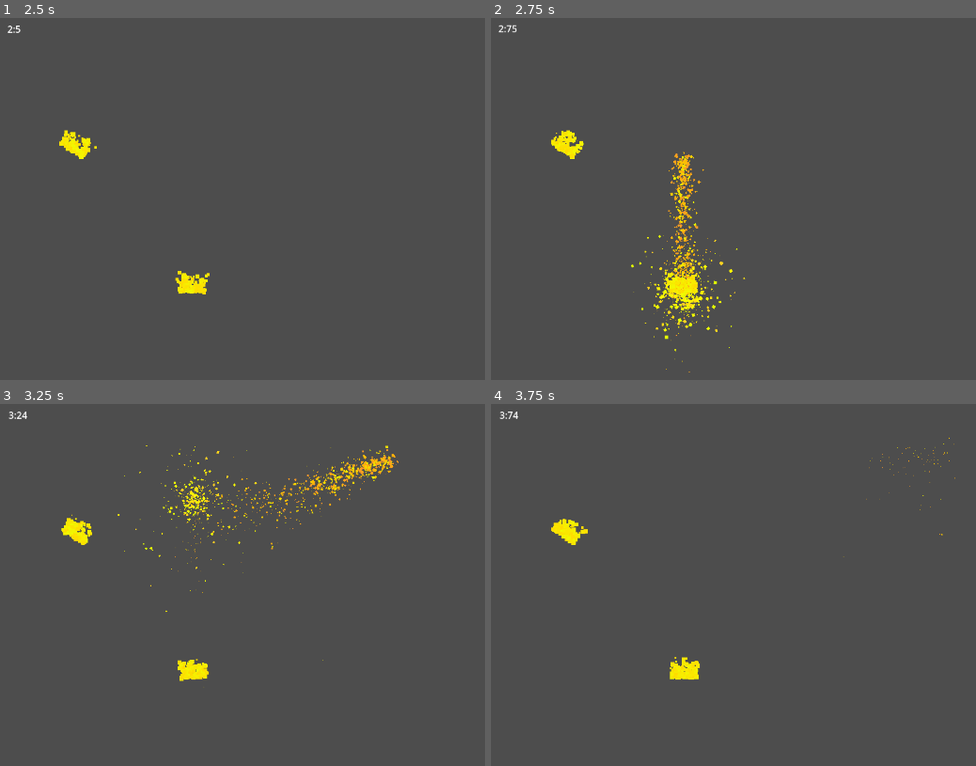
Above: before the commit, frames 1-4 (two rows, left to right).
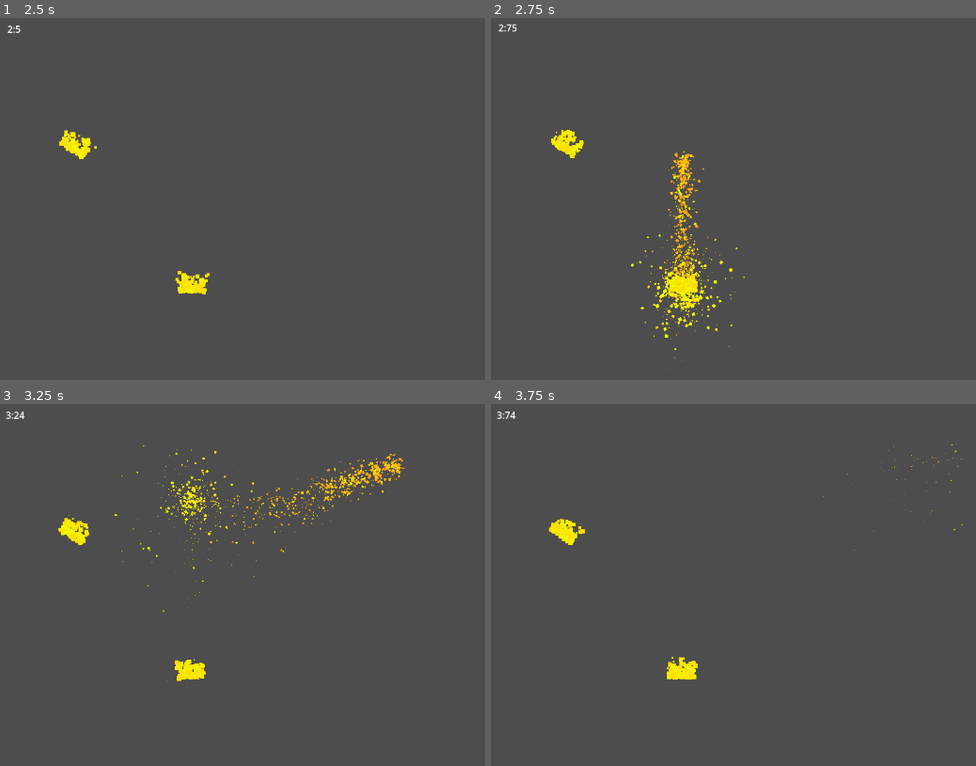
Above: after the commit, the same moments.

Repository: Someoneyeeting/Rise-From-the-Ashes
Game: Godot game, scene res://node_2d.tscn
Same seed, same stepped clock (60 frames per second), same inputs: the game is played once before the commit and once after it.
Inputs:
- Up to frame 1 (2.5 s): hold Space (jump) 0.53-1.28 s; hold D (right) 0.53-2.03 s; tap Shift (dash) at 0.6, 1.55, 2.1 s; tap Space (jump) at 1.35, 1.52, 1.82 s; hold A (left) from 2.03 s (still down); hold Space (jump) from 2.03 s (still down)
- Up to frame 2 (2.75 s): keep holding A (left); keep holding Space (jump)
- Up to frame 3 (3.25 s): release A (left) at 2.78 s; release Space (jump) at 2.78 s; hold D (right) from 2.78 s (still down); tap Shift (dash) at 2.85 s; tap Space (jump) at 3.02 s
- Up to frame 4 (3.75 s): keep holding D (right); tap Space (jump) at 3.32 s; hold Space (jump) from 3.53 s (still down)

Frame 1 is identical in both runs. In frame 2, 1.5% of the frame differs, in the area x 1-53%, y 1-98%; in frame 3, 2.6%, in the area x 1-84%, y 2-79%; in frame 4, 0.4%.

Commit message:
-\(:<)/-

Diff:
--- a/barrel.gd
+++ b/barrel.gd
@@ -1,14 +1,17 @@
-extends RigidBody2D
+extends CharacterBody2D
 
 
 var prevspeed :float= 0
 
 func _physics_process(delta: float) -> void:
-	if(linear_velocity.y > 0):
-		linear_velocity.x /= 2
-	if(prevspeed - linear_velocity.y >= 700):
+	velocity.y += 30
+	#if(get_real_velocity().y > 0):
+		#get_real_velocity().x /= 2
+	if(prevspeed - get_real_velocity().y >= 900):
 		explode()
-	prevspeed = linear_velocity.y
+	prevspeed = get_real_velocity().y
+	velocity.x /= 1.4
+	move_and_slide()
 
 
 
--- a/barrel.tscn
+++ b/barrel.tscn
@@ -7,11 +7,7 @@
 [sub_resource type="CircleShape2D" id="CircleShape2D_38j83"]
 radius = 55.821
 
-[node name="barrel" type="RigidBody2D" groups=["pushable"]]
-lock_rotation = true
-contact_monitor = true
-max_contacts_reported = 20
-linear_damp_mode = 1
+[node name="barrel" type="CharacterBody2D" groups=["pushable"]]
 script = ExtResource("1_y80ug")
 
 [node name="CollisionShape2D" type="CollisionShape2D" parent="."]
--- a/camera_handler.gd
+++ b/camera_handler.gd
@@ -15,4 +15,4 @@
 		if(shakedir == Vector2.ZERO):
 			$Camera2D.position = lerp(Vector2(randf_range(-10,10),randf_range(-10,10)),Vector2.ZERO,1 - $shake.time_left/$shake.wait_time)
 		else:
-			$Camera2D.position = lerp(shakedir.normalized() * randf_range(-shakedir.length(),shakedir.length()),Vector2.ZERO,1 - $shake.time_left/$shake.wait_time)
+			$Camera2D.position = lerp(shakedir.normalized() * randf_range(0.3,1) * shakedir,Vector2.ZERO,1 - $shake.time_left/$shake.wait_time)
--- a/node_2d.tscn
+++ b/node_2d.tscn
@@ -67,7 +67,7 @@
 position = Vector2(75, 540)
 
 [node name="CharacterBody2D" parent="." instance=ExtResource("3_3ei7b")]
-position = Vector2(539.716, 112.705)
+position = Vector2(451.715, 113.894)
 
 [node name="label" type="Label" parent="."]
 offset_left = 75.3632
--- a/player.gd
+++ b/player.gd
@@ -23,6 +23,8 @@
 var lunch_dir : Vector2
 
 var last_launch : Node2D
+
+var has_dash := false
 
 
 ######jump######
@@ -53,7 +55,8 @@
 		if collider.is_in_group("pushable"):
 			var collision_normal = collision.get_normal()
 			if abs(collision_normal.y) < 0.1: #ensuring player is not on top or bottom of the block
-				collider.apply_central_force(-collision_normal * 1000)
+				collider.velocity = -collision_normal * 200 * lerp(0.6,1.0,(abs(velocity.x) / max_speed))
+				#collider.move_and_slide()
 
 func _handle_falling():
 	if(velocity.y < 0):
@@ -79,6 +82,8 @@
 func normal_move():
 	last_launch = null
 
+	if(is_on_floor()):
+		has_dash = false
 
 	_handle_falling()
 
@@ -97,14 +102,17 @@
 	$AudioStreamPlayer.play()
 	Particalhandler.emit("explosion",global_position)
 
+func _handle_dash():
+	if(has_dash):
+		if(Input.is_action_just_pressed("dash")):
+			lunch_dir = Vector2(Input.get_action_strength("right") - Input.get_action_strength("left"),Input.get_action_strength("down") - Input.get_action_strength("up"))
+			lunch_dir = -lunch_dir.normalized()
+			rise()
+			has_dash = false
+
 func rising():
 	velocity = -lerp(rising_finish_speed,rising_speed,$rising.time_left / $rising.wait_time) * lunch_dir
 
-
-	if(Input.is_action_just_pressed("dash")):
-		lunch_dir = Vector2(Input.get_action_strength("right") - Input.get_action_strength("left"),Input.get_action_strength("down") - Input.get_action_strength("up"))
-		lunch_dir = -lunch_dir.normalized()
-		rise()
 	if(get_real_velocity().length() <= 0.2):
 		$rising.stop()
 	if(Input.is_action_just_pressed("jump")):
@@ -120,6 +128,7 @@
 			$flames.global_rotation = i.global_rotation
 			global_position = i.global_position
 			last_launch = i
+			has_dash = true
 			rise()
 			break
 ################
@@ -132,6 +141,8 @@
 
 	_handle_launch()
 
+	_handle_dash()
+
 	if($rising.is_stopped()):
 		normal_move()
 	else:
